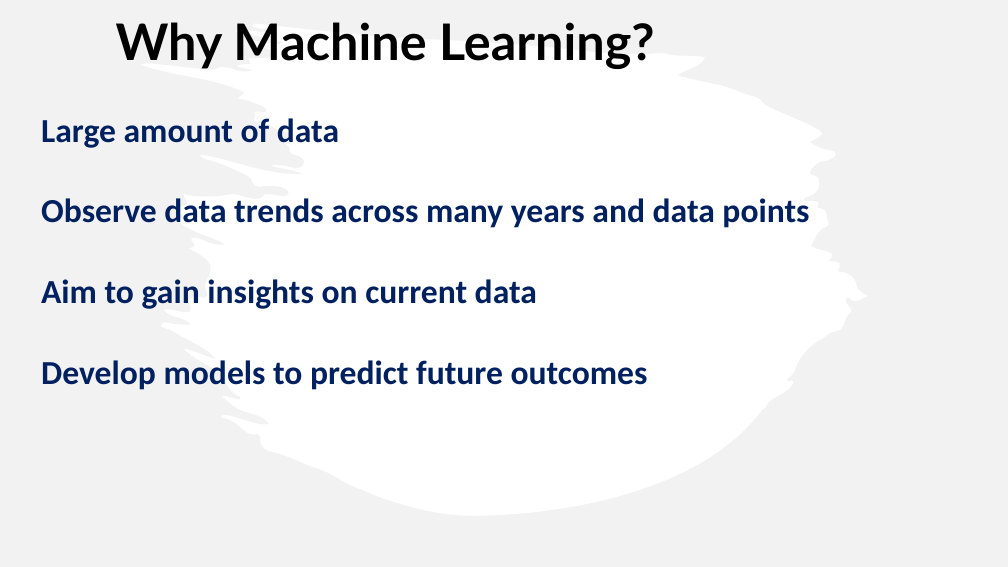
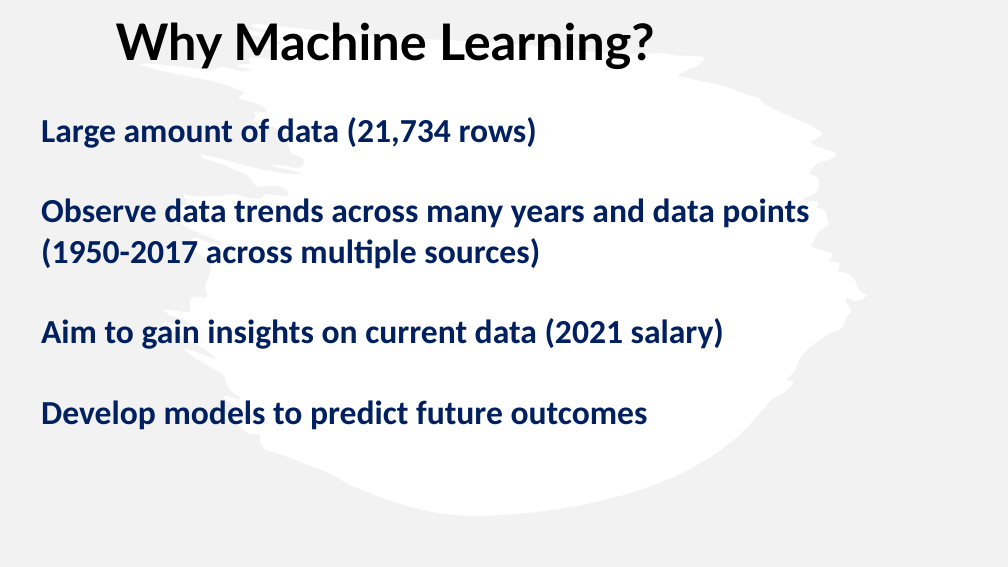
Before and after one commit to caitbeatty/nba_machine_learning, a slide deck: slide 4 of NBAPresentation.pptx. Drawn at 1008x567 pixels with LibreOffice and Linux fonts; fonts in the diff are those of the drawing. Boxes give left, top, right and bottom in pixels: in the first picture for what was removed or moved away, otherwise in the second. Text is boxed around its words. In the diff, an @@ line names an element or a change of style, - is before the commit and + after.

Commit message:
pp final

```diff
--- a/NBAPresentation.pptx
+++ b/NBAPresentation.pptx
@@ text at [41, 117, 809, 349]: text changed @@
-Large amount of data
-Observe data trends across many years and data points
-Aim to gain insights on current data
+Large amount of data (21,734 rows)
+Observe data trends across many years and data points (1950-2017 across multiple sources)
+Aim to gain insights on current data (2021 salary)
```
Also in this commit, not shown: 9 other slides changed.
